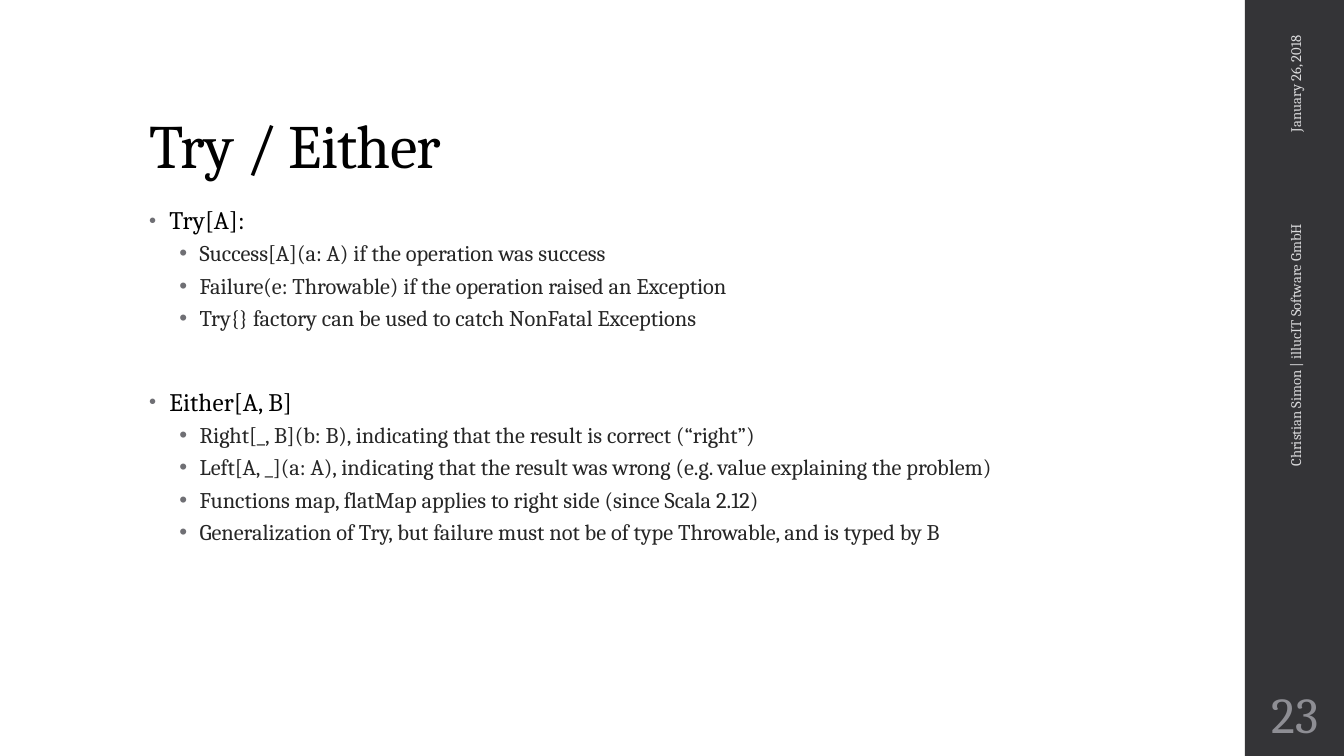
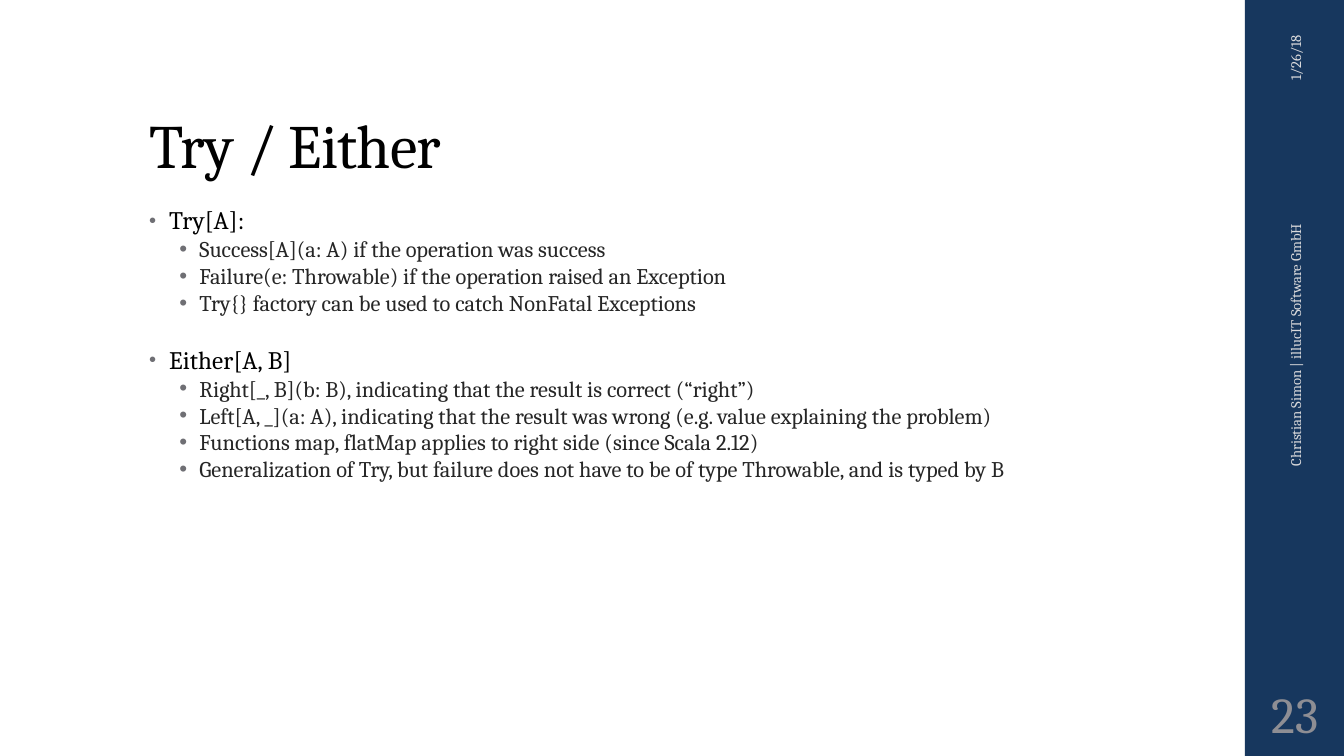
Before and after one commit to metaxmx/FunctionalProgrammingPrinciples, a slide deck: slide 23 of Functional Programming Principles in Scala.pptx. Drawn at 1344x756 pixels with LibreOffice and Linux fonts; fonts in the diff are those of the drawing; background and template pictures are left out. Boxes give left, top, right and bottom in pixels: in the first picture for what was removed or moved away, otherwise in the second. Text is boxed around its words. In the diff, an @@ line names an element or a change of style, - is before the commit and + after.

```diff
--- a/Functional Programming Principles in Scala.pptx
+++ b/Functional Programming Principles in Scala.pptx
@@ rectangle at [1245, 0, 1344, 756]: fill #353537 to #17375E @@
@@ text at [1286, 39, 1305, 80]: text changed @@
-January 26, 2018
+1/26/18
@@ text at [169, 211, 991, 455]: less space between paragraphs; line spacing 0.9 to 1 @@
@@ text at [199, 461, 1004, 482]: text changed @@
-  • Generalization of Try, but failure must not be of type Throwable, and is typed by B
+  • Generalization of Try, but failure does not have to be of type Throwable, and is typed by B
```
Also in this commit, not shown: 28 other slides changed, 5 other files.
